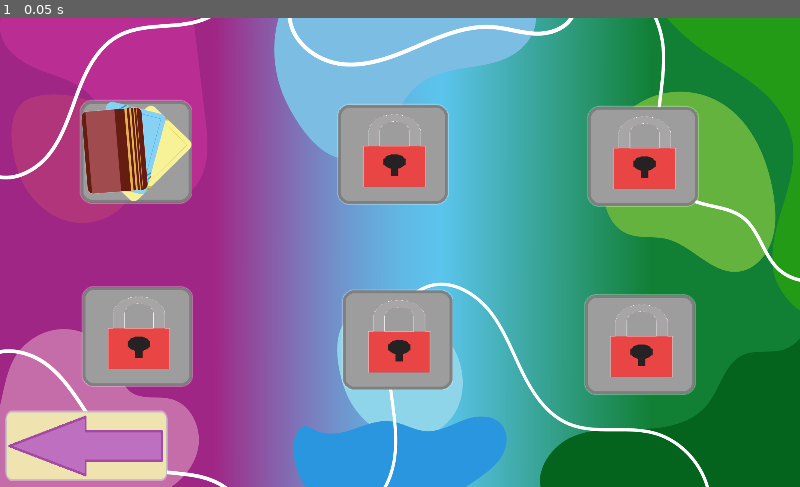
Above: before the commit, frame 1.
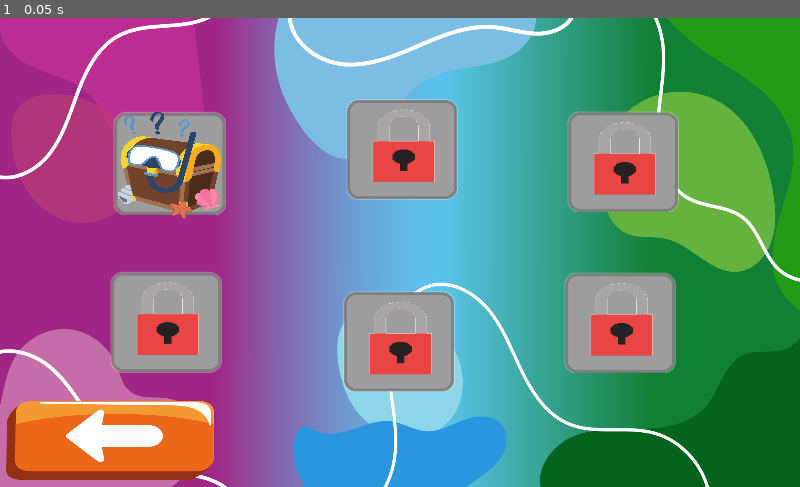
Above: after the commit, the same moment.

Repository: FaQP/Chacabuco-J909
Game: Godot game, scene res://menu/menu.tscn
The game is run twice, just before and just after one commit, with the same random seed, the same clock (stepped at 60 frames per second) and the same inputs. This scene is started directly instead of the project's main scene. Sound files missing from this copy of the repository are replaced by a short silence.
Inputs:
- Up to frame 1 (0.05 s): no input

The runs differ from the first frame. In frame 1, 20% of the frame differs, in the area x 0-88%, y 17-99%.

Commit message:
Detalles

Diff:
--- a/game1/chest.gd
+++ b/game1/chest.gd
@@ -6,19 +6,9 @@
 onready var anim = $AnimationPlayer
 onready var bien = $bien
 
-# Declare member variables here. Examples:
-# var a = 2
-# var b = "text"
+func _ready():
+	pass
 
-
-# Called when the node enters the scene tree for the first time.
-func _ready():
-	pass # Replace with function body.
-
-
-# Called every frame. 'delta' is the elapsed time since the previous frame.
-#func _process(delta):
-#	pass
 func cofreLleno():
 	empty.hide()
 
--- a/game1/intro/introduction.gd
+++ b/game1/intro/introduction.gd
@@ -2,18 +2,12 @@
 
 onready var audio = $introduccion
 
-# Declare member variables here. Examples:
-# var a = 2
-# var b = "text"
-
-
-# Called when the node enters the scene tree for the first time.
 func _ready():
 	audio.play()
 	yield(audio, "finished")
 	TRANSITION.change_scene_loc("res://game1/game1.tscn")
 
 
-# Called every frame. 'delta' is the elapsed time since the previous frame.
-#func _process(delta):
-#	pass
+
+func _on_butSkip_released():
+	TRANSITION.change_scene_loc("res://game1/game1.tscn")
--- a/game1/intro/introduction.tscn
+++ b/game1/intro/introduction.tscn
@@ -1,8 +1,9 @@
-[gd_scene load_steps=4 format=2]
+[gd_scene load_steps=5 format=2]
 
 [ext_resource path="res://game1/intro/background2.png" type="Texture" id=1]
 [ext_resource path="res://game1/intro/IntroBuceofondo.mp3" type="AudioStream" id=2]
 [ext_resource path="res://game1/intro/introduction.gd" type="Script" id=3]
+[ext_resource path="res://assets/Puntos.png" type="Texture" id=4]
 
 [node name="Node" type="Node"]
 script = ExtResource( 3 )
@@ -28,3 +29,10 @@
 
 [node name="introduccion" type="AudioStreamPlayer" parent="."]
 stream = ExtResource( 2 )
+
+[node name="butSkip" type="TouchScreenButton" parent="."]
+modulate = Color( 1, 1, 1, 0 )
+scale = Vector2( 5.47594, 3.06633 )
+normal = ExtResource( 4 )
+
+[connection signal="released" from="butSkip" to="." method="_on_butSkip_released"]
--- a/game1/introduction.tscn
+++ /dev/null
@@ -1,28 +0,0 @@
-[gd_scene load_steps=3 format=2]
-
-[ext_resource path="res://game1/intro/background2.png" type="Texture" id=1]
-[ext_resource path="res://game1/intro/IntroBuceofondo.mp3" type="AudioStream" id=2]
-
-[node name="Node" type="Node"]
-
-[node name="background" type="TextureRect" parent="."]
-anchor_right = 1.0
-anchor_bottom = 1.0
-margin_right = 2976.0
-margin_bottom = 1650.0
-rect_scale = Vector2( 0.256, 0.267 )
-texture = ExtResource( 1 )
-__meta__ = {
-"_edit_use_anchors_": false
-}
-
-[node name="obscuridad" type="ColorRect" parent="."]
-anchor_right = 1.0
-anchor_bottom = 1.0
-color = Color( 0, 0, 0, 0.47451 )
-__meta__ = {
-"_edit_use_anchors_": false
-}
-
-[node name="introduccion" type="AudioStreamPlayer" parent="."]
-stream = ExtResource( 2 )
--- a/menu/menu.gd
+++ b/menu/menu.gd
@@ -1,31 +1,18 @@
 extends Node
 
-
-# Declare member variables here. Examples:
-# var a = 2
-# var b = "text"
-
-
-# Called when the node enters the scene tree for the first time.
 func _ready():
-	pass # Replace with function body.
-
-
-# Called every frame. 'delta' is the elapsed time since the previous frame.
-#func _process(delta):
-#	pass
-
-
-
+	pass
 
 func _on_Back_pressed():
 	get_tree().get_nodes_in_group("sfx")[0].get_node("button").play()
-	TRANSITION.change_scene_loc("res://title/title.tscn")
+
+func _on_game1_pressed():
+	get_tree().get_nodes_in_group("sfx")[0].get_node("button").play()
 
 
-func _on_Cards_released():
+func _on_game1_released():
 	TRANSITION.change_scene_loc("res://game1/intro/introduction.tscn")
 
-#Cuando el boton Cards se presione suena el ruido del boton (Hay que cambiar icono y nombre)
-func _on_Cards_pressed():
-	get_tree().get_nodes_in_group("sfx")[0].get_node("button").play()
+
+func _on_Back_released():
+	TRANSITION.change_scene_loc("res://title/title.tscn")
--- a/menu/menu.tscn
+++ b/menu/menu.tscn
@@ -1,18 +1,19 @@
-[gd_scene load_steps=9 format=2]
+[gd_scene load_steps=10 format=2]
 
 [ext_resource path="res://menu/Menu de juegos.png" type="Texture" id=1]
-[ext_resource path="res://menu/Logo parejas.png" type="Texture" id=2]
+[ext_resource path="res://game1/icon1.png" type="Texture" id=2]
 [ext_resource path="res://menu/void_icon.png" type="Texture" id=3]
 [ext_resource path="res://menu/icon't.png" type="Texture" id=4]
-[ext_resource path="res://assets/back.png" type="Texture" id=5]
+[ext_resource path="res://assets/bac.png" type="Texture" id=5]
 [ext_resource path="res://menu/menu.gd" type="Script" id=6]
 [ext_resource path="res://sounds/button.mp3" type="AudioStream" id=7]
 [ext_resource path="res://sounds/menu.mp3" type="AudioStream" id=8]
+[ext_resource path="res://assets/backPressed.png" type="Texture" id=9]
 
 [node name="Menu" type="Node"]
 script = ExtResource( 6 )
 
-[node name="TextureRect" type="TextureRect" parent="."]
+[node name="background" type="TextureRect" parent="."]
 margin_right = 40.0
 margin_bottom = 40.0
 rect_scale = Vector2( 0.48, 0.5 )
@@ -22,49 +23,50 @@
 }
 
 [node name="void_icon" type="Sprite" parent="."]
-position = Vector2( 173.775, 170.725 )
+position = Vector2( 217, 186 )
 scale = Vector2( 0.805488, 0.807457 )
 texture = ExtResource( 3 )
 
 [node name="icon\'t" type="Sprite" parent="."]
-position = Vector2( 580.25, 418.635 )
+position = Vector2( 582, 421 )
 scale = Vector2( 0.795725, 0.785725 )
 texture = ExtResource( 4 )
 offset = Vector2( -90, -9.05893 )
 
 [node name="icon\'t2" type="Sprite" parent="."]
-position = Vector2( 574.189, 181.212 )
+position = Vector2( 586, 175 )
 scale = Vector2( 0.795725, 0.785725 )
 texture = ExtResource( 4 )
 offset = Vector2( -90, -9.05893 )
 
 [node name="icon\'t3" type="Sprite" parent="."]
-position = Vector2( 894.287, 183.811 )
+position = Vector2( 869, 191 )
 scale = Vector2( 0.795725, 0.785725 )
 texture = ExtResource( 4 )
 offset = Vector2( -90, -9.05893 )
 
 [node name="icon\'t4" type="Sprite" parent="."]
-position = Vector2( 890.382, 424.488 )
+position = Vector2( 865, 397 )
 scale = Vector2( 0.795725, 0.785725 )
 texture = ExtResource( 4 )
 offset = Vector2( -90, -9.05893 )
 
 [node name="icon\'t5" type="Sprite" parent="."]
-position = Vector2( 247.068, 414.337 )
+position = Vector2( 284, 396 )
 scale = Vector2( 0.795725, 0.785725 )
 texture = ExtResource( 4 )
 offset = Vector2( -90, -9.05893 )
 
-[node name="Cards" type="TouchScreenButton" parent="."]
-position = Vector2( 103.905, 106.785 )
-scale = Vector2( 0.301536, 0.291115 )
+[node name="game1" type="TouchScreenButton" parent="."]
+position = Vector2( 136, 113 )
+scale = Vector2( 0.0890448, 0.0725076 )
 normal = ExtResource( 2 )
 
 [node name="Back" type="TouchScreenButton" parent="."]
-position = Vector2( 6.29961, 501.449 )
-scale = Vector2( 0.451852, 0.653682 )
+position = Vector2( -92, 480 )
+scale = Vector2( 0.45821, 0.345714 )
 normal = ExtResource( 5 )
+pressed = ExtResource( 9 )
 
 [node name="bgm" type="AudioStreamPlayer" parent="."]
 stream = ExtResource( 8 )
@@ -76,6 +78,7 @@
 stream = ExtResource( 7 )
 volume_db = -2.0
 
-[connection signal="pressed" from="Cards" to="." method="_on_Cards_pressed"]
-[connection signal="released" from="Cards" to="." method="_on_Cards_released"]
+[connection signal="pressed" from="game1" to="." method="_on_game1_pressed"]
+[connection signal="released" from="game1" to="." method="_on_game1_released"]
 [connection signal="pressed" from="Back" to="." method="_on_Back_pressed"]
+[connection signal="released" from="Back" to="." method="_on_Back_released"]
--- /dev/null
+++ b/menu/replay.tscn
@@ -0,0 +1,52 @@
+[gd_scene load_steps=3 format=2]
+
+[ext_resource path="res://assets/bac.png" type="Texture" id=1]
+[ext_resource path="res://assets/backPressed.png" type="Texture" id=2]
+
+[node name="replay" type="Node"]
+
+[node name="ColorRect" type="ColorRect" parent="."]
+margin_right = 1024.0
+margin_bottom = 600.0
+color = Color( 0, 0, 0, 0.427451 )
+__meta__ = {
+"_edit_use_anchors_": false
+}
+
+[node name="title_margin" type="MarginContainer" parent="."]
+margin_left = 106.0
+margin_top = 60.0
+margin_right = 924.0
+margin_bottom = 483.0
+__meta__ = {
+"_edit_use_anchors_": false
+}
+
+[node name="menu" type="VBoxContainer" parent="title_margin"]
+margin_right = 818.0
+margin_bottom = 423.0
+
+[node name="lose" type="HBoxContainer" parent="title_margin/menu"]
+visible = false
+margin_right = 818.0
+
+[node name="win" type="HBoxContainer" parent="title_margin/menu"]
+visible = false
+margin_right = 818.0
+
+[node name="replayBut" type="HBoxContainer" parent="title_margin/menu"]
+margin_right = 818.0
+
+[node name="replay" type="TouchScreenButton" parent="title_margin/menu/replayBut"]
+position = Vector2( 603, 296 )
+
+[node name="quitBut" type="HBoxContainer" parent="title_margin/menu"]
+margin_top = 4.0
+margin_right = 818.0
+margin_bottom = 4.0
+
+[node name="quit" type="TouchScreenButton" parent="title_margin/menu/quitBut"]
+position = Vector2( 169, 303 )
+scale = Vector2( 0.32645, 0.345714 )
+normal = ExtResource( 1 )
+pressed = ExtResource( 2 )
--- a/title/title.gd
+++ b/title/title.gd
@@ -1,27 +1,15 @@
 extends Node
 
 
-# Declare member variables here. Examples:
-# var a = 2
-# var b = "text"
-
-# Called when the node enters the scene tree for the first time.
 func _ready():
-	pass # Replace with function body.
-
-#Siempre se ejecuta antes de un paso de física y se llama en intervalos de tiempo fijos: 60 veces por segundo por defecto. Puedes cambiar el intervalo desde la Configuración del Proyecto, en Physics -> Common -> Physics Fps.
+	pass
 func _physics_process(delta):
 	pass
 
-# Called every frame. 'delta' is the elapsed time since the previous frame.
 func _process(delta):
 	pass
 
-#Para probar los eventos táctiles en un dispositivo sin pantalla táctil, abra Configuración del proyecto y vaya a la sección "Dispositivos de entrada/punto". Habilita "Emular el toque del ratón" y tu proyecto interpretará los clics y el movimiento del ratón como eventos táctiles.
-
-#Cuando el boton play se suelta cambia a la siguiente escena
 func _on_but_play_released():
-	#get_tree().change_scene("res://menu/menu.tscn")
 	TRANSITION.change_scene_loc("res://menu/menu.tscn")
 
 #Cuando el boton exit se suelta se cierra el juego
Binary file added: assets/bac.png
Not shown, added: assets/bac.png.import
Binary file removed: assets/back.png
Binary file added: assets/backPressed.png
Not shown, added: assets/backPressed.png.import
Binary file added: game1/icon1.png
Not shown, added: game1/icon1.png.import
